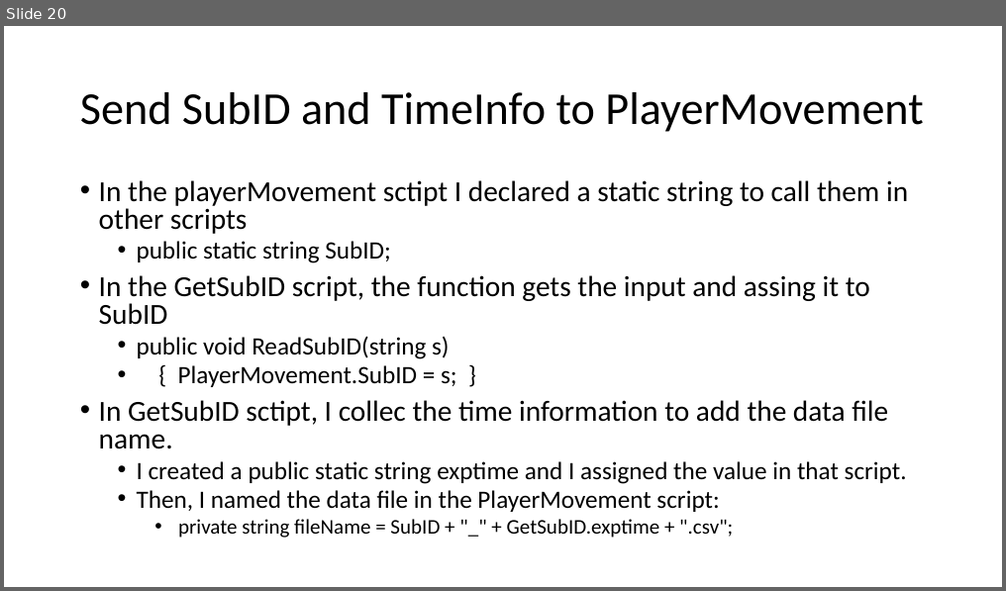
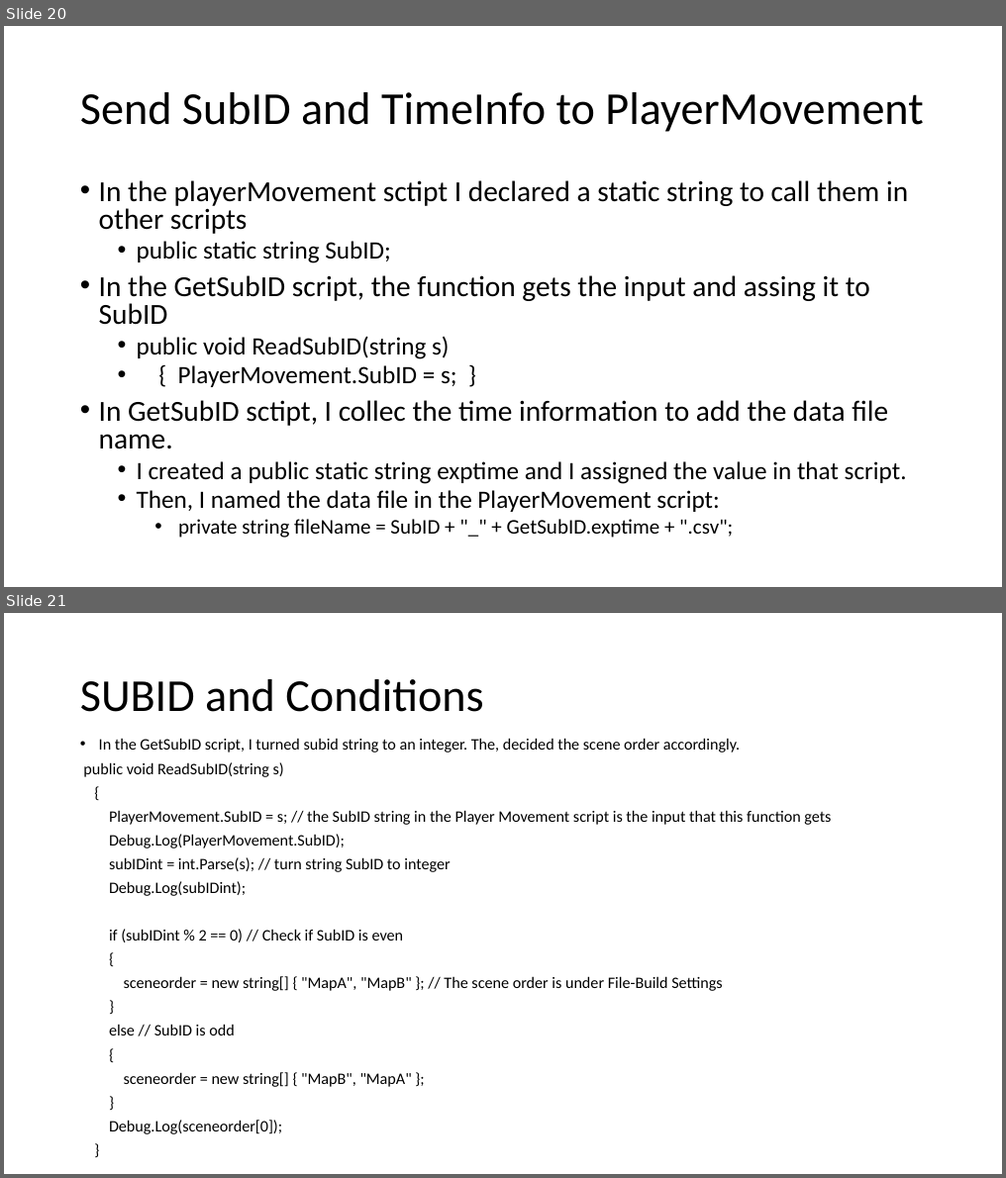
Before and after one commit to haticededetas/Experiment-1, a slide deck: Route_Following/Explanations.pptx. Shown one above the other, each under a label of ours: slide 20 before the commit, slides 20 and 21 after it. The pictures are 1006x591 and 1006x1178 pixels, drawn with LibreOffice and Linux fonts; fonts in the diff are those of the drawing. Boxes give left, top, right and bottom in pixels: in the first picture for what was removed or moved away, otherwise in the second. Text is boxed around its words. In the diff, an @@ line names an element or a change of style, - is before the commit and + after.

```diff
--- a/Route_Following/Explanations.pptx
+++ b/Route_Following/Explanations.pptx
@@ slide 21 added at (4, 613, 1002, 1174), background #FFFFFF @@
@@ title added at (80, 679, 483, 712), 44 pt, text #000000 @@
+SUBID and Conditions
@@ text added at (83, 738, 831, 1135), 15.4 pt, text #000000 @@
+• In the GetSubID script, I turned subid string to an integer. The, decided the scene order accordingly.
+public void ReadSubID(string s)
+{
+PlayerMovement.SubID = s; // the SubID string in the Player Movement script is the input that this function gets
+Debug.Log(PlayerMovement.SubID);
+subIDint = int.Parse(s); // turn string SubID to integer
+Debug.Log(subIDint);
+if (subIDint % 2 == 0) // Check if SubID is even
+{
+sceneorder = new string[] { "MapA", "MapB" }; // The scene order is under File-Build Settings
+}
+else // SubID is odd
+{
+sceneorder = new string[] { "MapB", "MapA" };
+}
+Debug.Log(sceneorder[0]);
+}
```
Also in this commit, not shown: 33 other files.
